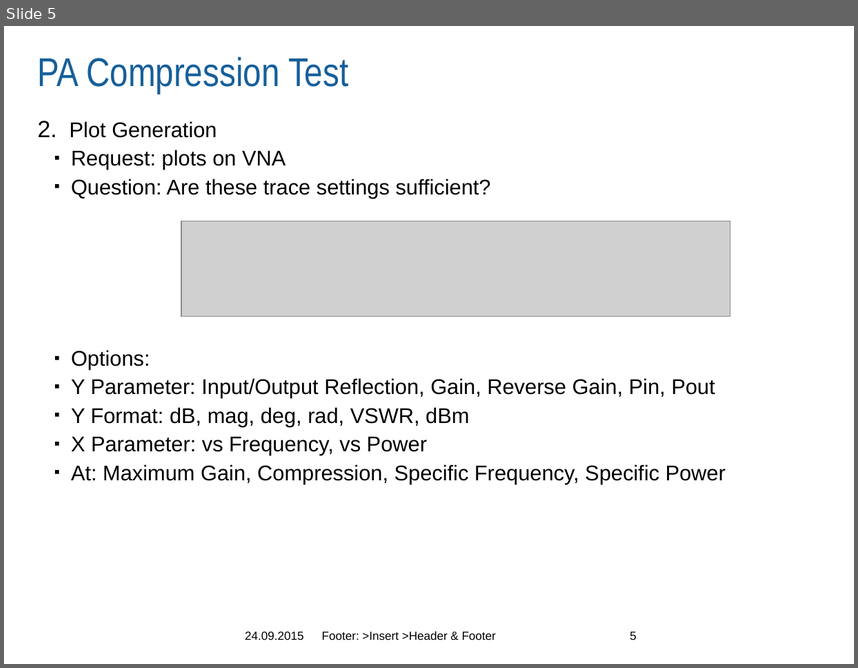
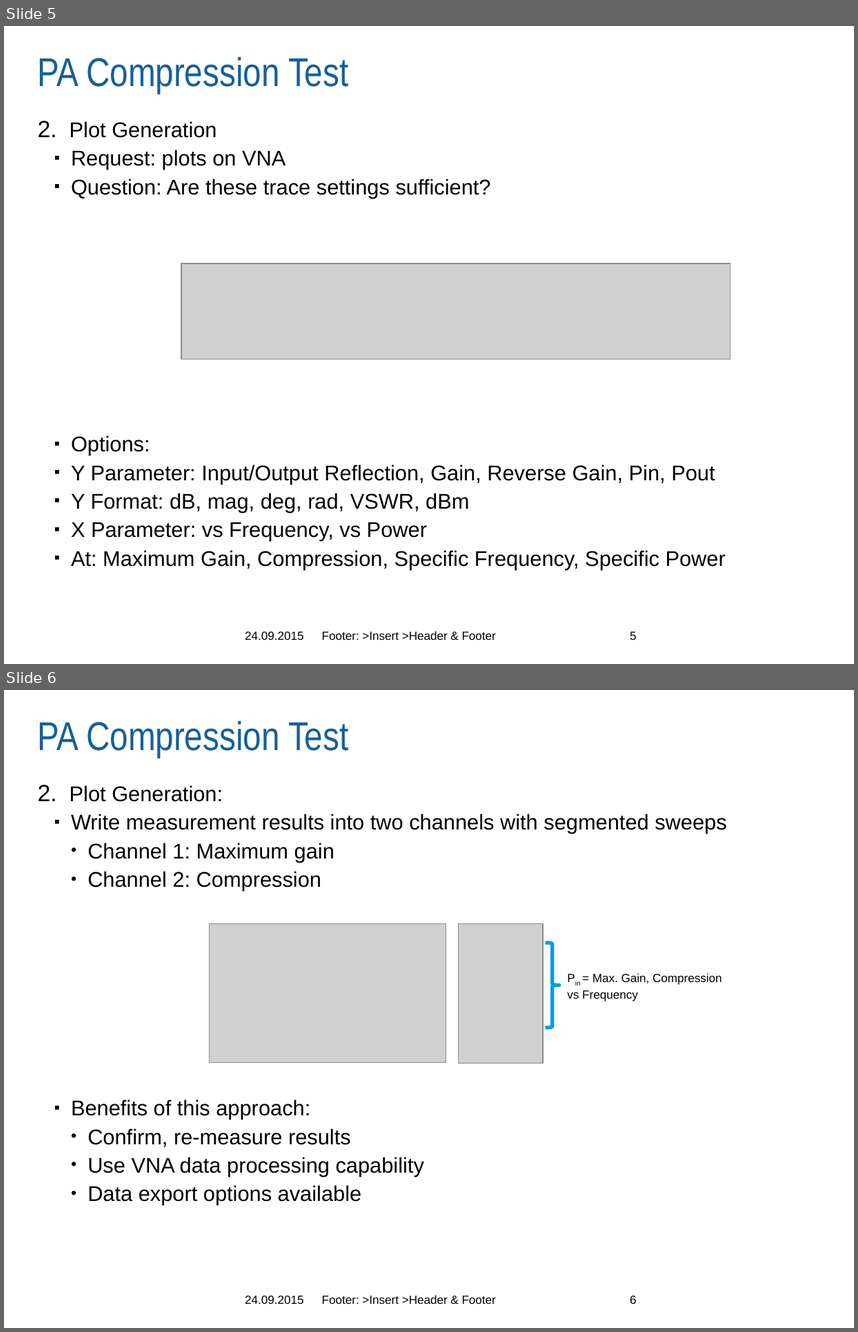
Before and after one commit to Terrabits/PACompressionTest, a slide deck: Screenshots/v2.0 Prototype/MA-COM PA Compression Test Software.pptx. Shown one above the other, each under a label of ours: slide 5 before the commit, slides 5 and 6 after it. The pictures are 858x668 and 858x1332 pixels, drawn with LibreOffice and Linux fonts; fonts in the diff are those of the drawing; grey boxes stand for pictures; background and template pictures are left out. Boxes give left, top, right and bottom in pixels: in the first picture for what was removed or moved away, otherwise in the second. Text is boxed around its words. In the diff, an @@ line names an element or a change of style, - is before the commit and + after.

```diff
--- a/Screenshots/v2.0 Prototype/MA-COM PA Compression Test Software.pptx
+++ b/Screenshots/v2.0 Prototype/MA-COM PA Compression Test Software.pptx
@@ slide 6 added at [4, 690, 854, 1328], background #FFFFFF @@
@@ title added at [38, 721, 348, 758], 34 pt, text #165F9A @@
+PA Compression Test
@@ text added at [70, 785, 726, 1205], 18 pt, text #000000 @@
+2. Plot Generation:
+  ▪ Write measurement results into two channels with segmented sweeps
+    • Channel 1: Maximum gain
+    • Channel 2: Compression
+  ▪ Benefits of this approach:
+    • Confirm, re-measure results
+    • Use VNA data processing capability
+    • Data export options available
@@ picture added at [210, 924, 446, 1063] @@
@@ picture added at [459, 924, 544, 1063] @@
@@ right brace added at [546, 943, 560, 1027], outline #009DEC 3 pt @@
@@ text added at [567, 973, 722, 1001], 10 pt, text #000000 @@
+Pin = Max. Gain, Compression vs Frequency
@@ text added at [245, 1295, 303, 1303], 10 pt, text #000000 @@
+24.09.2015
@@ text added at [322, 1294, 496, 1303], 10 pt, text #000000 @@
+Footer: >Insert >Header & Footer
@@ page number added at [630, 1295, 637, 1303], 10 pt, text #000000 @@
+6
@@ slide 5 changed as well @@
@@ text "Plot Generation" rewrapped from [70, 121, 726, 483] to [70, 121, 726, 569] @@
@@ picture: place and size @@
-picture at [181, 221, 731, 316]
+picture at [181, 263, 731, 359]
```
Also in this commit, not shown: 4 other slides changed, 2 other slides added, 2 other files.
